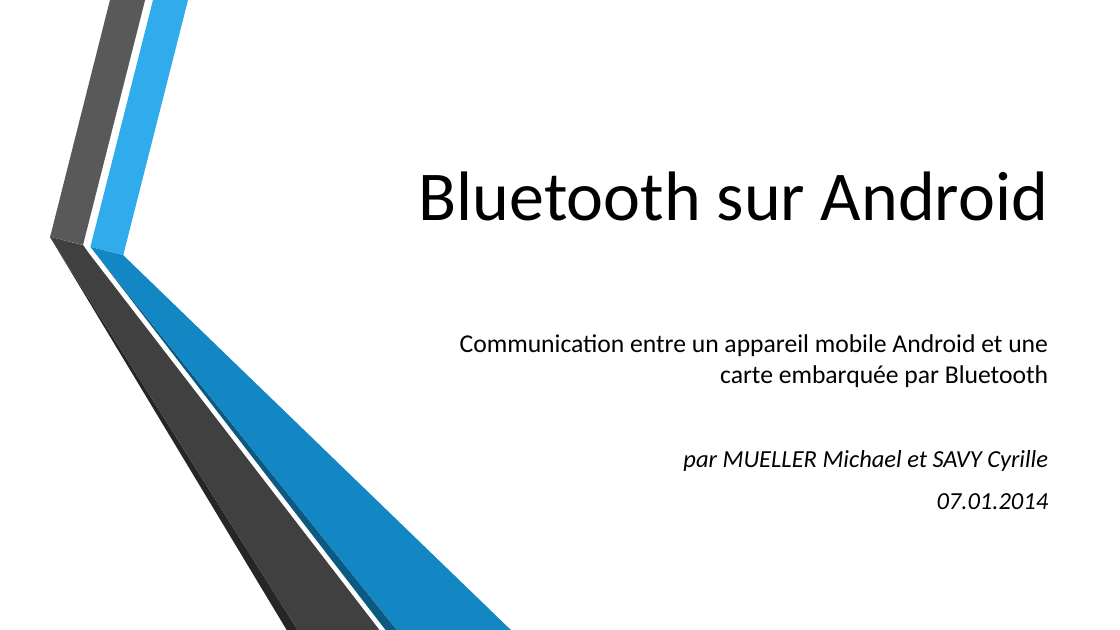
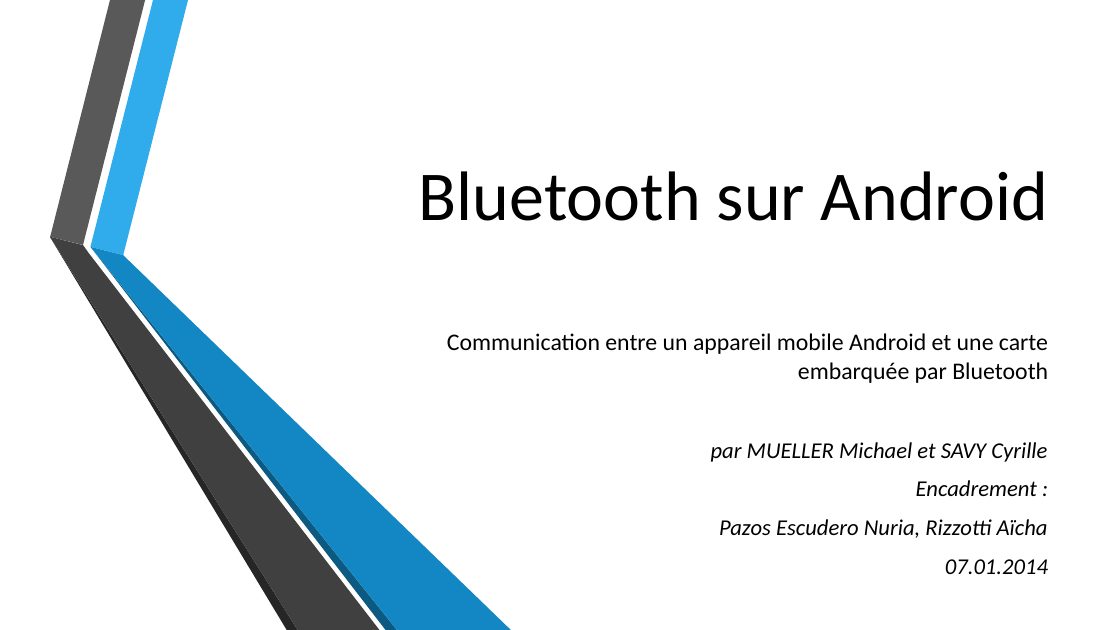
Before and after one commit to CyrilleSavy/BluetoothDevMob, a slide deck: slide 1 of Bluetooth sur Android.pptx. Drawn at 1120x630 pixels with LibreOffice and Linux fonts; fonts in the diff are those of the drawing; background and template pictures are left out. Boxes give left, top, right and bottom in pixels: in the first picture for what was removed or moved away, otherwise in the second. Text is boxed around its words. In the diff, an @@ line names an element or a change of style, - is before the commit and + after.

```diff
--- a/Bluetooth sur Android.pptx
+++ b/Bluetooth sur Android.pptx
@@ subtitle at box(447, 333, 1048, 574): size 22 to 20.4 pt in "Communication entre un appareil mobile Android et ..."; size 21 to 19.4 pt in "par MUELLER Michael et SAVY Cyrille", "07.01.2014" @@
@@ subtitle at box(719, 480, 1048, 538): paragraphs added @@
+Encadrement :
+Pazos Escudero Nuria, Rizzotti Aïcha
```
Also in this commit, not shown: 17 other slides changed.
